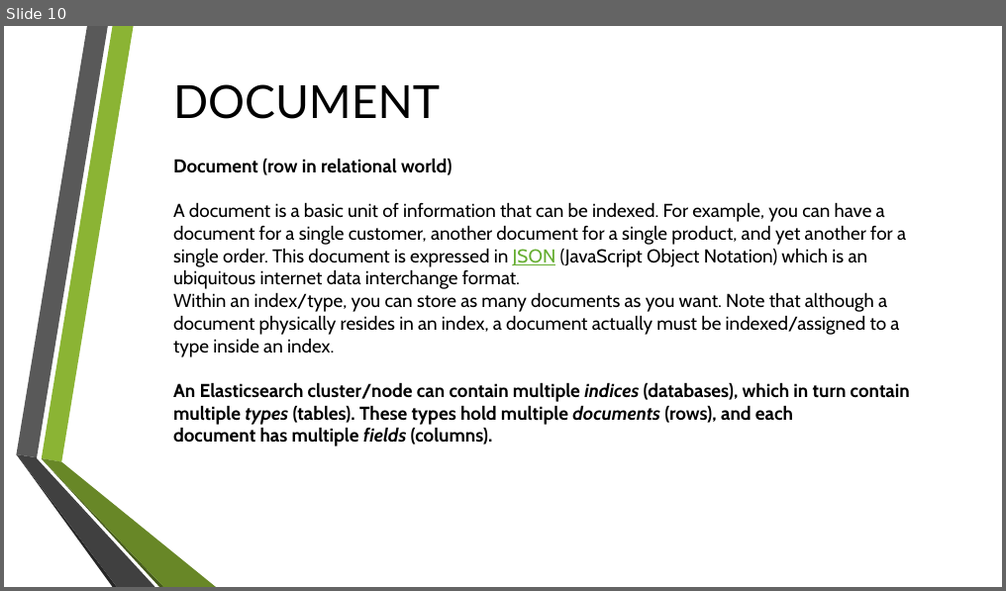
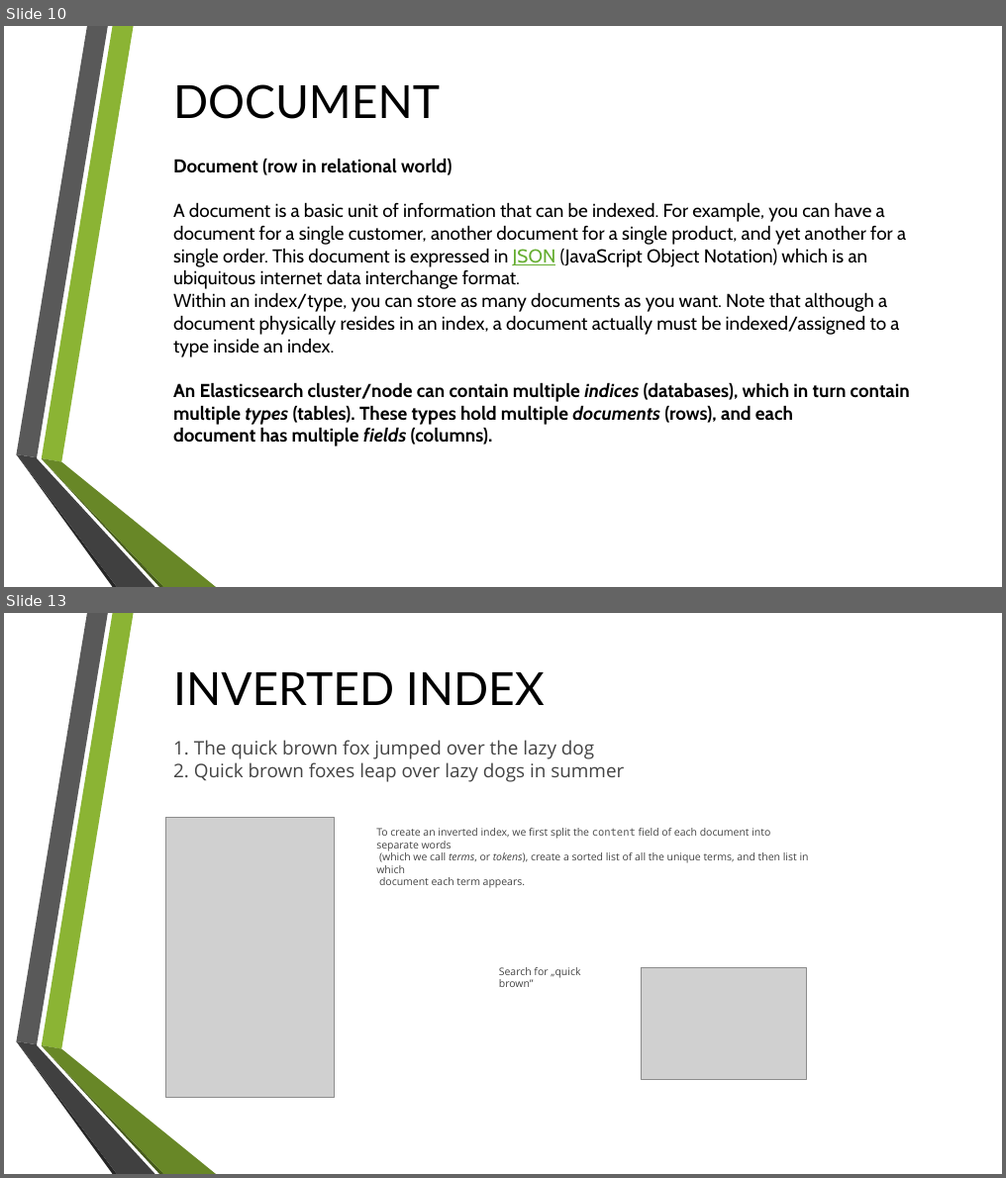
Before and after one commit to pnowy/elastic, a slide deck: etc/elastic.pptx. Shown one above the other, each under a label of ours: slide 10 before the commit, slides 10 and 13 after it; the slides between them are not shown. The pictures are 1006x591 and 1006x1178 pixels, drawn with LibreOffice and Linux fonts; fonts in the diff are those of the drawing; grey boxes stand for pictures; background and template pictures are left out. Boxes give left, top, right and bottom in pixels: in the first picture for what was removed or moved away, otherwise in the second. Text is boxed around its words. In the diff, an @@ line names an element or a change of style, - is before the commit and + after.

```diff
--- a/etc/elastic.pptx
+++ b/etc/elastic.pptx
@@ slide 13 added at (4,613,1002,1174), background picture (left out); not listed: 6 template elements that a slide beside it also shows @@
@@ text added at (173,672,545,705), 44 pt, text #000000 @@
+INVERTED INDEX
@@ text added at (194,740,624,782), 18 pt, text #444444 @@
+1. The quick brown fox jumped over the lazy dog
+2. Quick brown foxes leap over lazy dogs in summer
@@ picture added at (166,817,334,1097) @@
@@ rectangle added at (369,835,834,880), fill #FFFFFF, 10 pt, text #444444 @@
+To create an inverted index, we first split the content field of each document into separate words
+(which we call terms, or tokens), create a sorted list of all the unique terms, and then list in which
+document each term appears.
@@ text added at (499,967,580,987), 10 pt, text #444444 @@
+Search for „quick brown”
@@ picture added at (642,967,807,1080) @@
```
Also in this commit, not shown: 4 slides changed, 8 other slides added, 4 slides removed, 10 other files.
